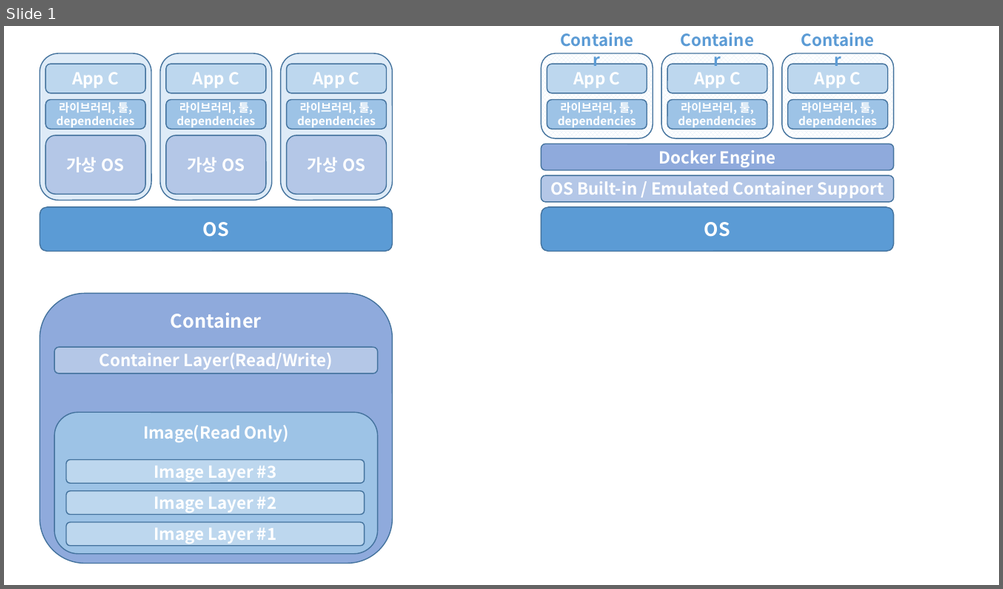
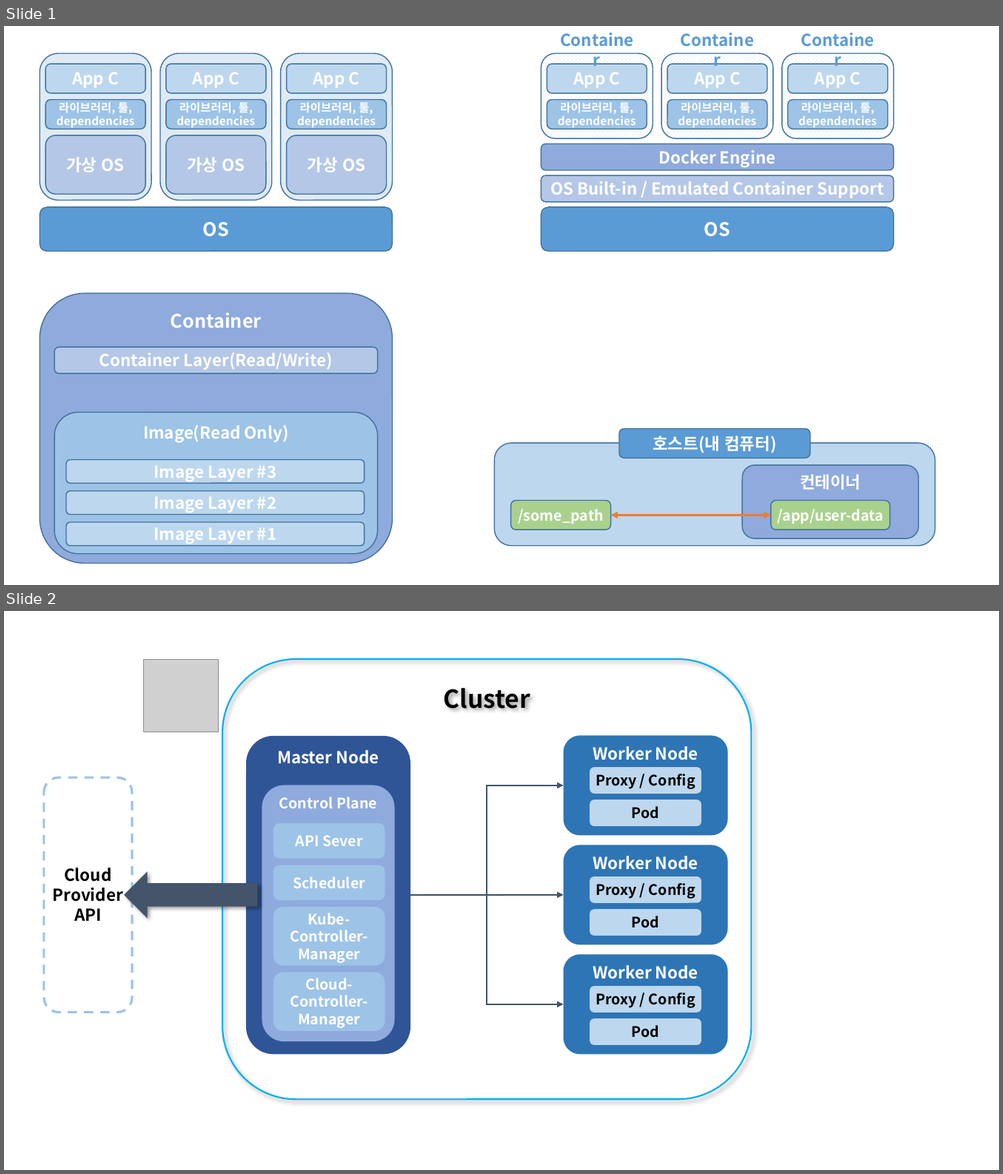
Before and after one commit to siwon-park/Infra-Study, a slide deck: markdown_image.pptx. Shown one above the other, each under a label of ours: slide 1 before the commit, slides 1 and 2 after it. The pictures are 1003x589 and 1003x1174 pixels, drawn with LibreOffice and Linux fonts; fonts in the diff are those of the drawing; grey boxes stand for pictures. Boxes give left, top, right and bottom in pixels: in the first picture for what was removed or moved away, otherwise in the second. Text is boxed around its words. In the diff, an @@ line names an element or a change of style, - is before the commit and + after.

```diff
--- a/markdown_image.pptx
+++ b/markdown_image.pptx
@@ slide 2 added at [4,611,999,1170], background #FFFFFF @@
@@ picture added at [144,660,218,732] @@
@@ rounded rectangle added at [222,660,751,1100], outline #00B0F0 1.5 pt, 24 pt, text #000000, bold @@
+Cluster
@@ rounded rectangle added at [44,777,132,1012], outline #9DC3E6 2.25 pt dashed, 16 pt, text #000000, bold @@
+Cloud
+Provider
+API
@@ right arrow added at [124,872,258,919], fill #44546A @@
@@ group added at [246,735,728,1055]: 15 rounded rectangles, 2 elbow arrows, 1 arrow @@
+Master Node
+Control Plane
+API Sever
+Scheduler
+Kube-Controller-Manager
+Cloud-Controller-Manager
+Worker Node
+Proxy / Config
+Pod
+Worker Node
+Proxy / Config
+Pod
+Worker Node
+Proxy / Config
+Pod
@@ slide 1 changed as well @@
@@ rounded rectangle added at [494,443,935,546], fill #BDD7EE, outline #43739E 1 pt @@
@@ rounded rectangle added at [619,429,810,458], fill #5B9BD5, outline #43739E 1 pt, 16 pt, text #FFFFFF, bold @@
+호스트(내 컴퓨터)
@@ group added at [511,466,918,539]: 3 rounded rectangles, 1 double arrow @@
+/some_path
+컨테이너
+/app/user-data
```
Also in this commit, not shown: 1 other slide added, 1 slide removed, 1 other file.
